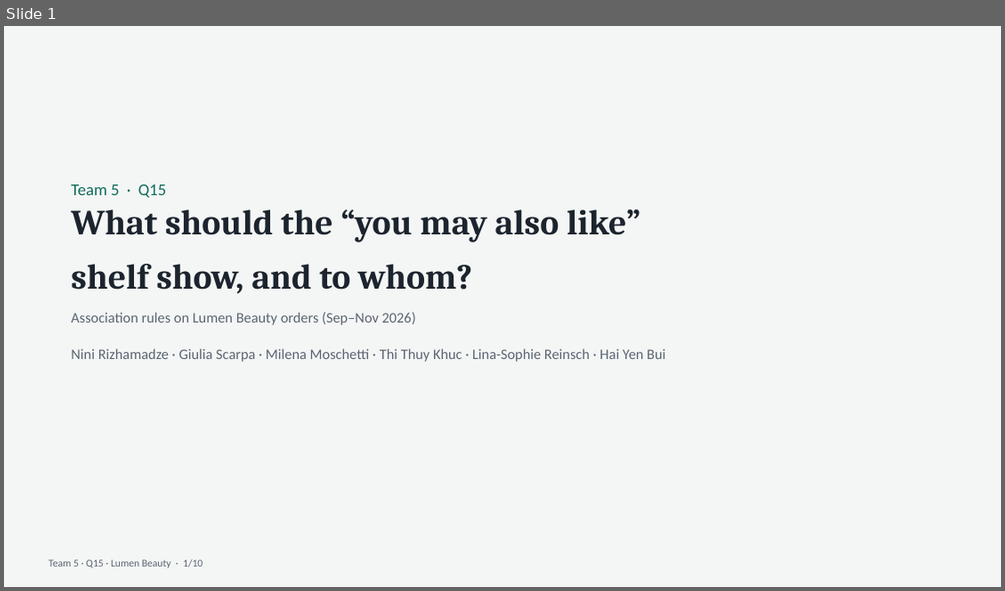
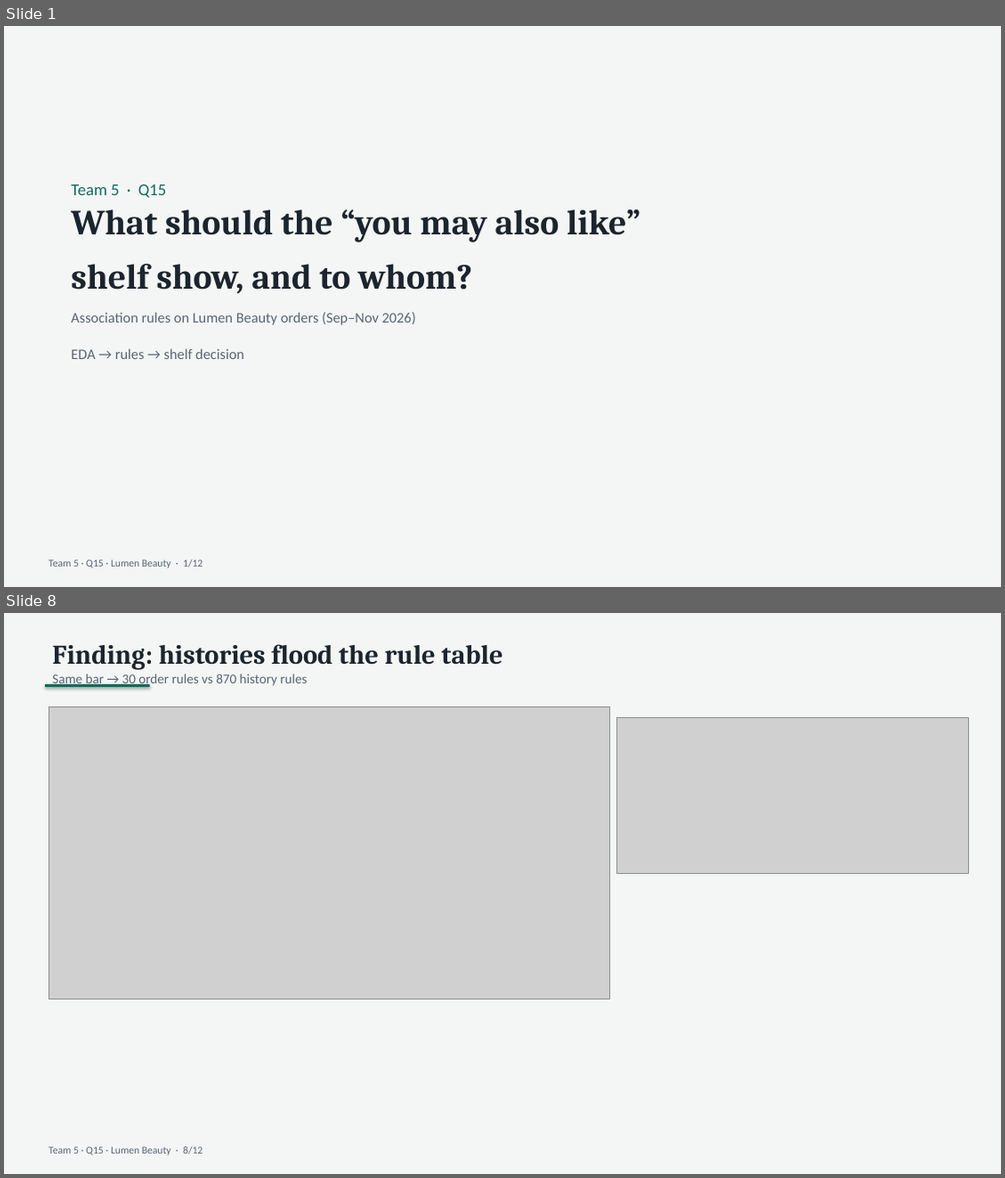
Before and after one commit to N1Rizhka/New-Media-Technology-and-Analytics---Final-Project, a slide deck: deliverables/Team5_Q15_pitch.pptx. Shown one above the other, each under a label of ours: slide 1 before the commit, slides 1 and 8 after it; the slides between them are not shown. The pictures are 1005x591 and 1005x1178 pixels, drawn with LibreOffice and Linux fonts; fonts in the diff are those of the drawing; grey boxes stand for pictures. Boxes give left, top, right and bottom in pixels: in the first picture for what was removed or moved away, otherwise in the second. Text is boxed around its words. In the diff, an @@ line names an element or a change of style, - is before the commit and + after.

```diff
--- a/deliverables/Team5_Q15_pitch.pptx
+++ b/deliverables/Team5_Q15_pitch.pptx
@@ slide 8 added at box(4, 613, 1001, 1174), background #FFFFFF @@
@@ rectangle added at box(4, 613, 1001, 1174), fill #F4F6F5 @@
@@ text added at box(52, 644, 502, 688), 13 pt, text #5A6472 @@
+Finding: histories flood the rule table
+Same bar → 30 order rules vs 870 history rules
@@ rectangle added at box(45, 684, 150, 687), fill #0F6B5C @@
@@ picture added at box(48, 706, 610, 999) @@
@@ picture added at box(617, 718, 969, 873) @@
@@ text added at box(48, 1146, 202, 1155), 10 pt, text #5A6472 @@
+Team 5 · Q15 · Lumen Beauty · 8/12
@@ slide 1 changed as well @@
@@ text at box(71, 312, 416, 359): text changed @@
-Association rules on Lumen Beauty orders (Sep–Nov 2026)
-Nini Rizhamadze · Giulia Scarpa · Milena Moschetti · Thi Thuy Khuc · Lina-Sophie Reinsch · Hai Yen Bui
+Association rules on Lumen Beauty orders (Sep–Nov 2026)
+EDA → rules → shelf decision
@@ text at box(48, 559, 202, 568): text changed @@
-Team 5 · Q15 · Lumen Beauty · 1/10
+Team 5 · Q15 · Lumen Beauty · 1/12
```
Also in this commit, not shown: 6 other slides changed, 4 other slides added, 3 slides removed, 18 other files.
